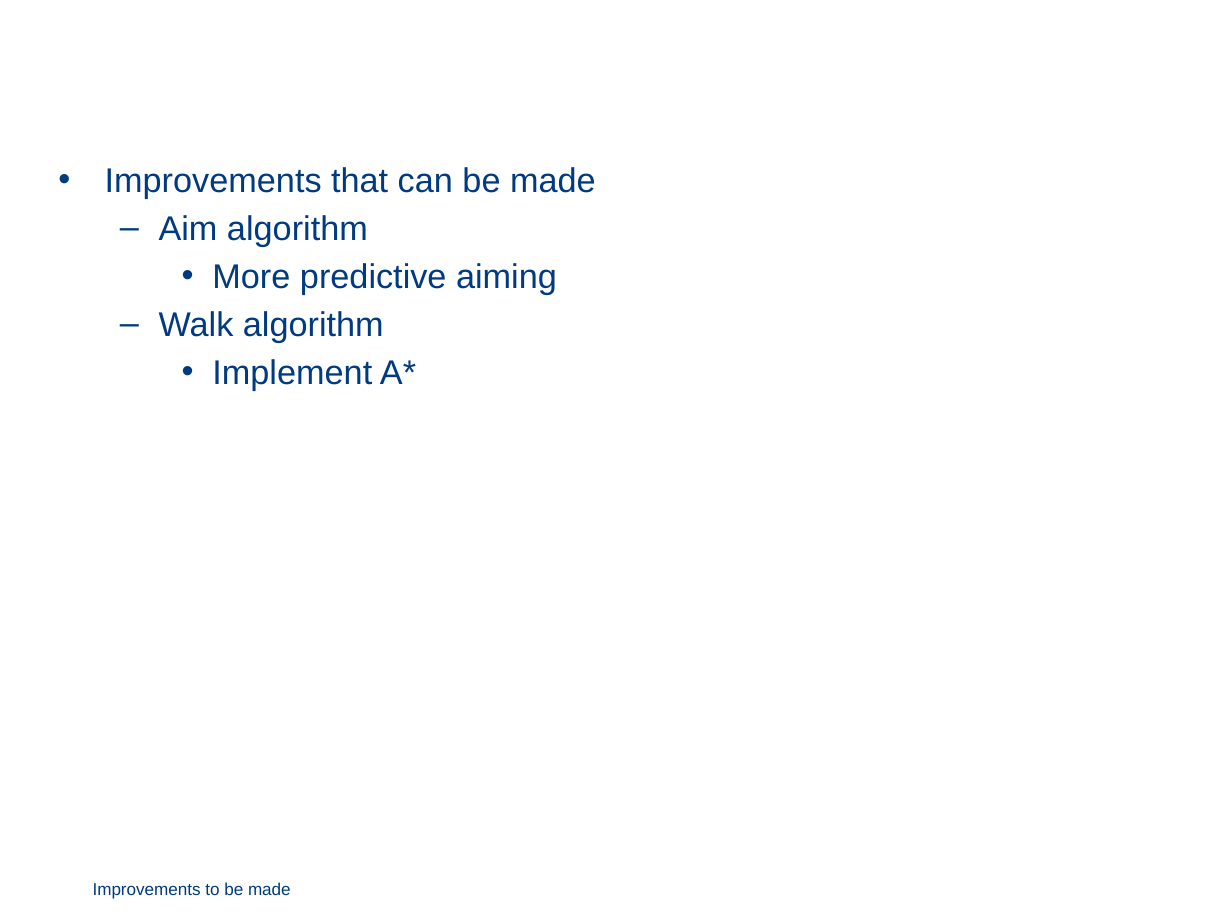
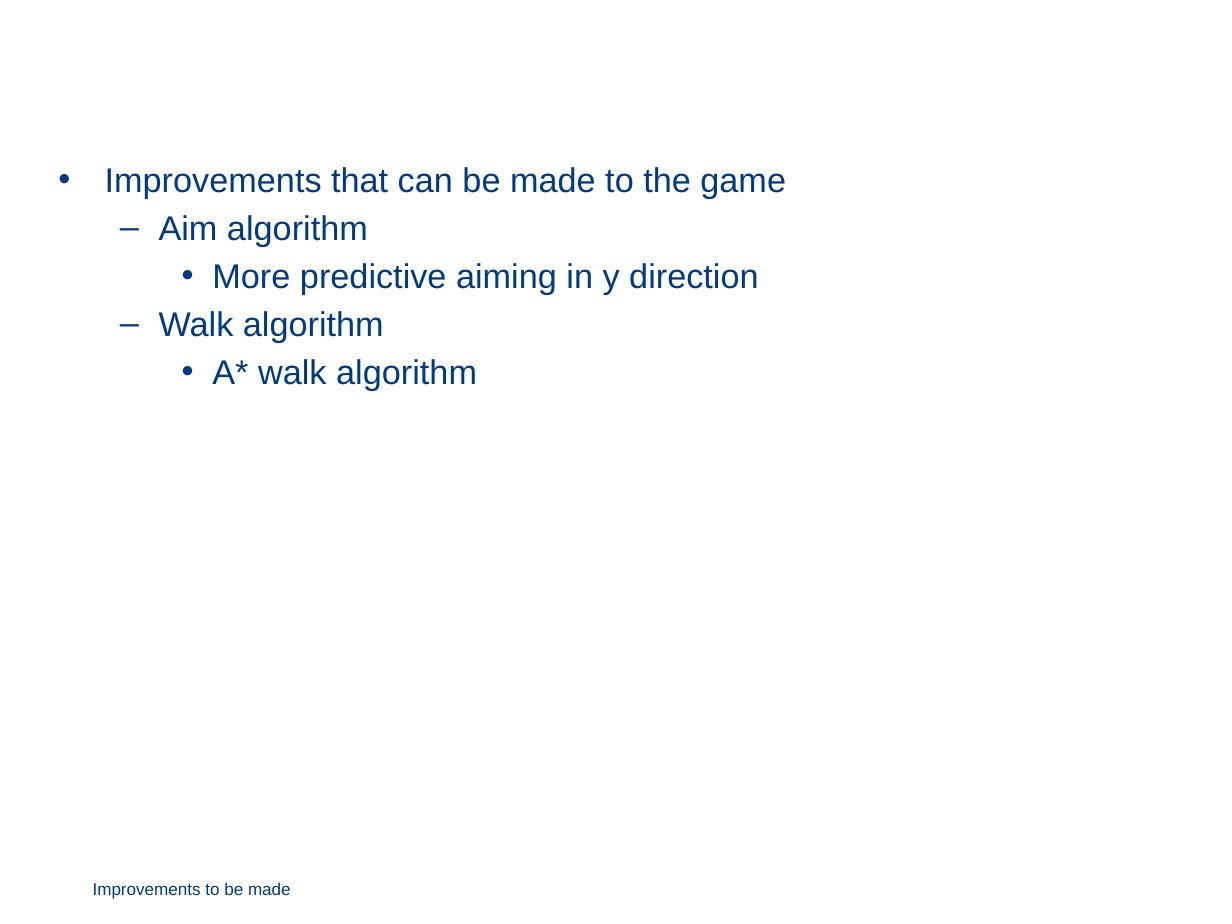
Before and after one commit to martijnvandijke/Computation-2, a slide deck: slide 7 of Presentation/Tower Defense.pptx (slide 9 before the commit). Drawn at 1232x924 pixels with LibreOffice and Linux fonts; fonts in the diff are those of the drawing; background and template pictures are left out. Boxes give left, top, right and bottom in pixels: in the first picture for what was removed or moved away, otherwise in the second. Text is boxed around its words. In the diff, an @@ line names an element or a change of style, - is before the commit and + after.

```diff
--- a/Presentation/Tower Defense.pptx
+++ b/Presentation/Tower Defense.pptx
@@ text at bbox=[105, 167, 786, 199]: text changed @@
-• Improvements that can be made
+• Improvements that can be made to the game
@@ text at bbox=[212, 263, 758, 294]: text changed @@
-    • More predictive aiming
+    • More predictive aiming in y direction
@@ text at bbox=[212, 359, 477, 390]: text changed @@
-    • Implement A*
+    • A* walk algorithm
```
Also in this commit, not shown: 7 other slides changed, 36 other files.
